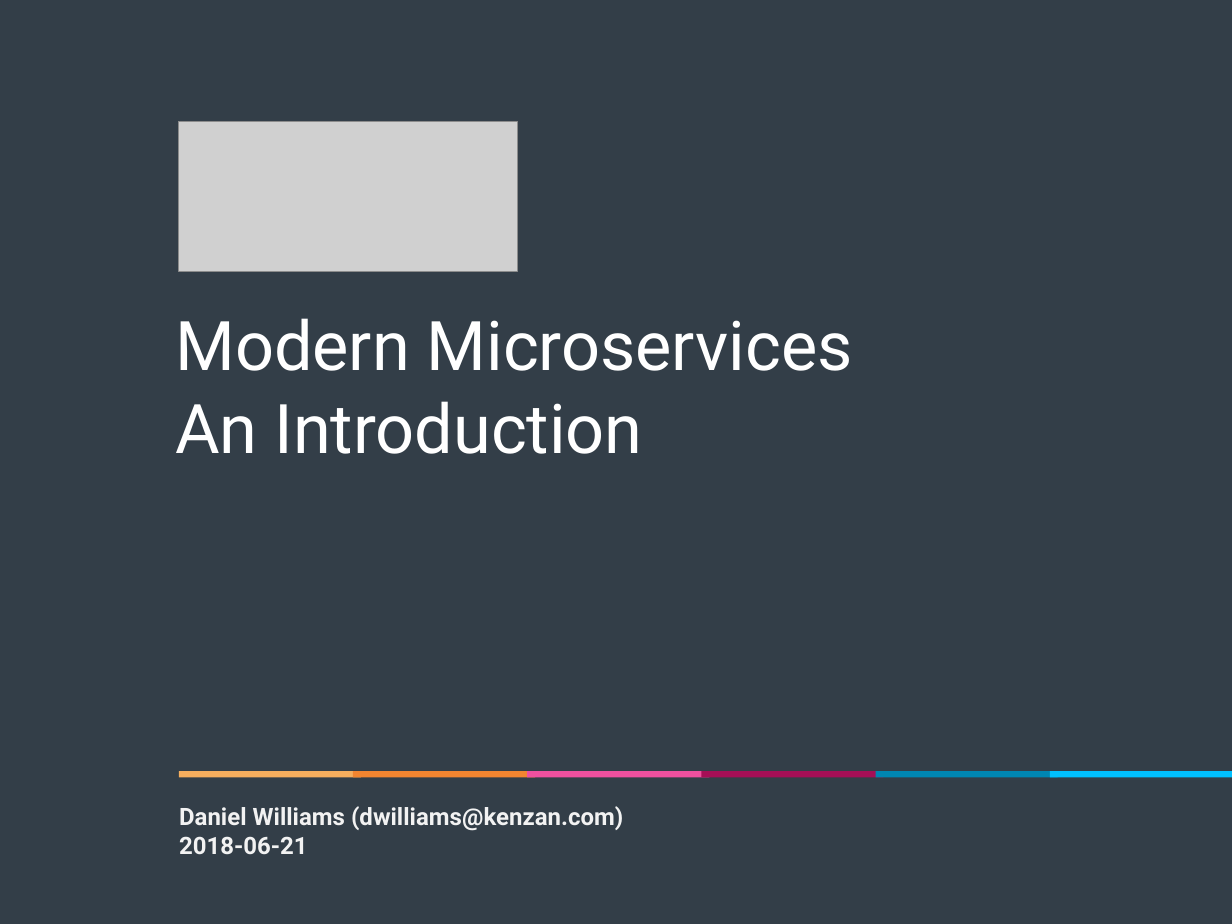
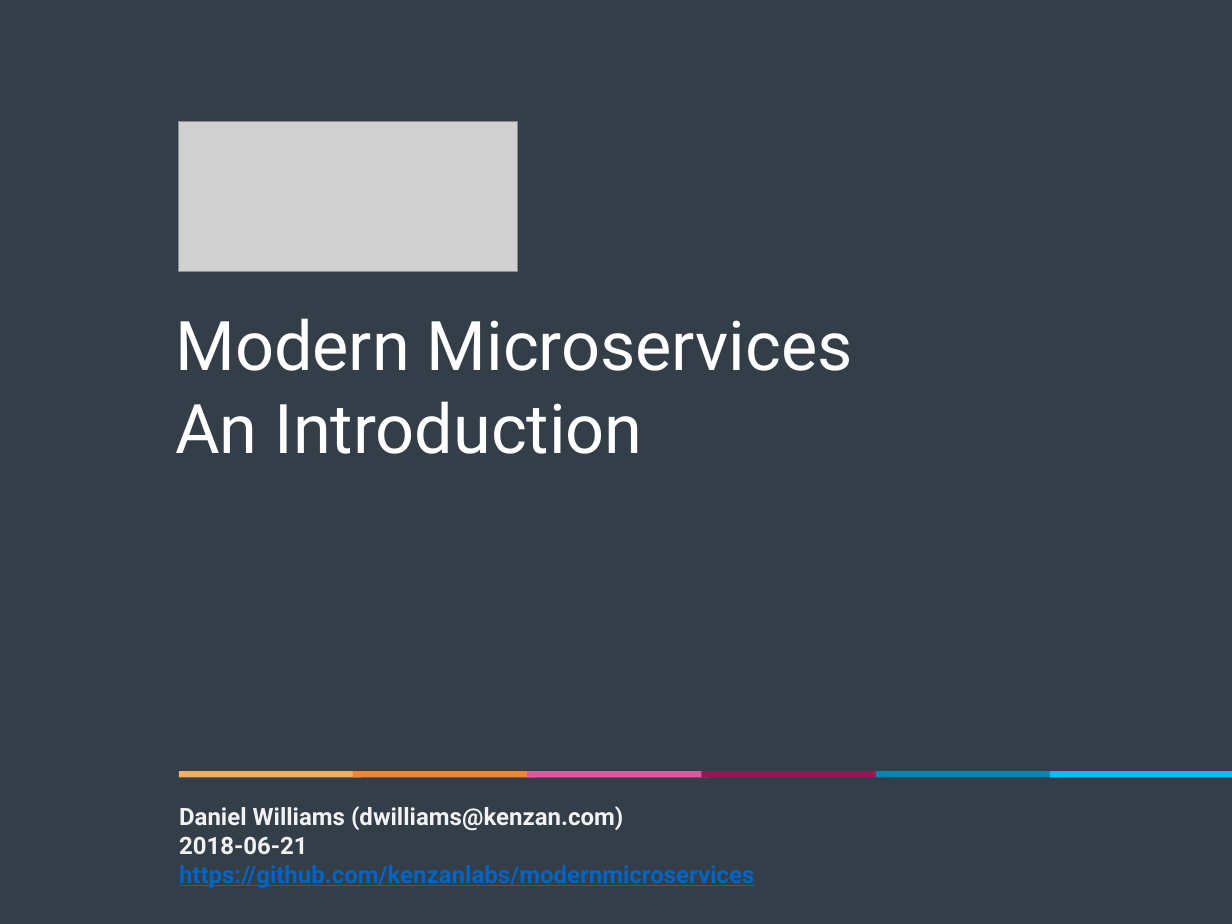
Before and after one commit to kenzanlabs/modernmicroservices, a slide deck: slide 1 of 0 - Introduction/20180621 - Modern Microservices - Intro.pptx. Drawn at 1232x924 pixels with LibreOffice and Linux fonts; fonts in the diff are those of the drawing; grey boxes stand for pictures. Boxes give left, top, right and bottom in pixels: in the first picture for what was removed or moved away, otherwise in the second. Text is boxed around its words. In the diff, an @@ line names an element or a change of style, - is before the commit and + after.

Commit message:
Added github link.

```diff
--- a/0 - Introduction/20180621 - Modern Microservices - Intro.pptx
+++ b/0 - Introduction/20180621 - Modern Microservices - Intro.pptx
@@ text at bbox=[179, 865, 754, 888]: paragraph added @@
+https://github.com/kenzanlabs/modernmicroservices
```
